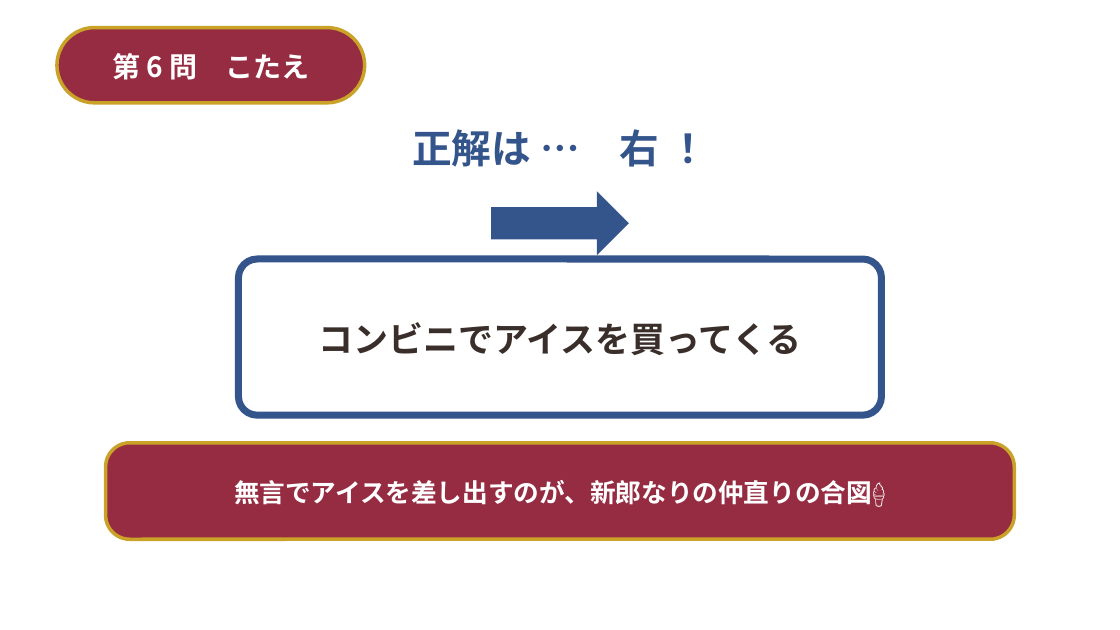
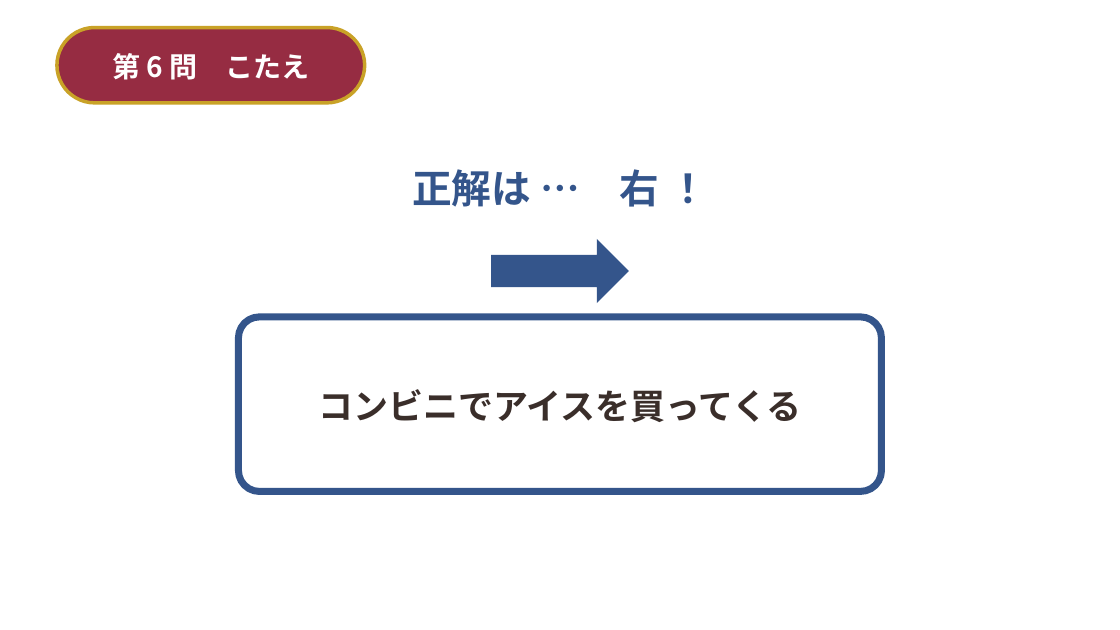
Before and after one commit to st01ohn03-coder/simple-alarm, a slide deck: slide 20 of wedding-deck/build/結婚式_2択クイズ＆ビンゴ.pptx (slide 22 before the commit). Drawn at 1120x630 pixels with LibreOffice and Linux fonts; fonts in the diff are those of the drawing; background and template pictures are left out. Boxes give left, top, right and bottom in pixels: in the first picture for what was removed or moved away, otherwise in the second. Text is boxed around its words. In the diff, an @@ line names an element or a change of style, - is before the commit and + after.

```diff
--- a/wedding-deck/build/結婚式_2択クイズ＆ビンゴ.pptx
+++ b/wedding-deck/build/結婚式_2択クイズ＆ビンゴ.pptx
@@ text "正解は … 右 ！": place and size @@
-text "正解は … 右 ！" at (412, 129, 659, 167)
+text "正解は … 右 ！" at (412, 169, 659, 207)
@@ right arrow: place and size @@
-right arrow at (492, 191, 629, 255)
+right arrow at (492, 239, 629, 303)
@@ rounded rectangle "コンビニでアイスを買ってくる": place and size @@
-rounded rectangle "コンビニでアイスを買ってくる" at (239, 259, 882, 415)
+rounded rectangle "コンビニでアイスを買ってくる" at (239, 317, 882, 492)
@@ rounded rectangle removed at (106, 443, 1015, 539) @@
-無言でアイスを差し出すのが、新郎なりの仲直りの合図🍦
```
Also in this commit, not shown: 13 other slides changed, 2 slides removed, 5 other files.
